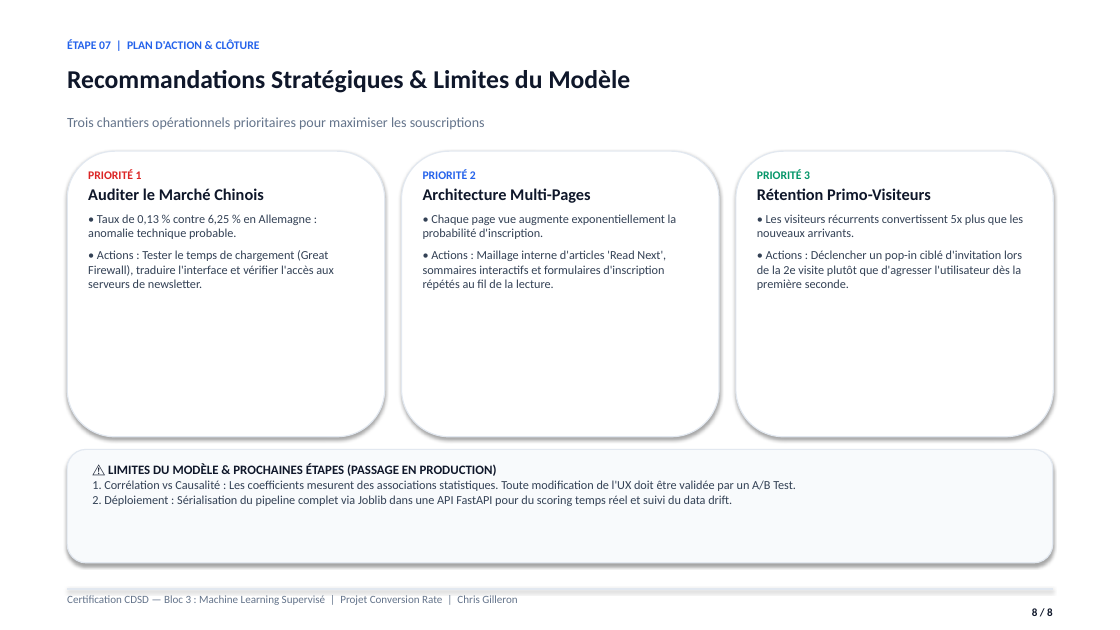
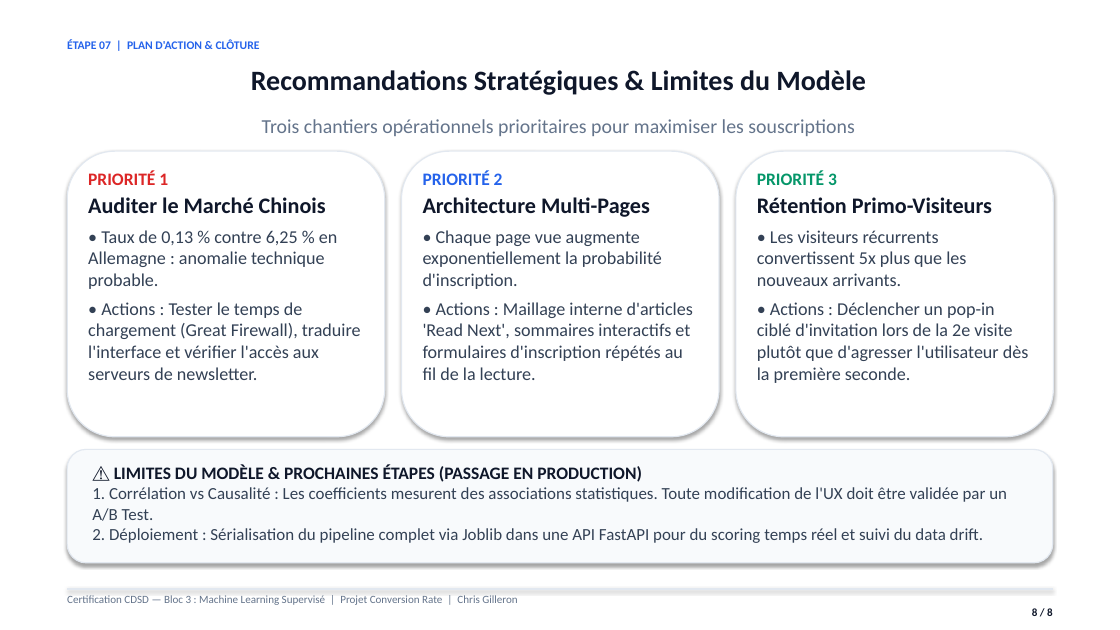
Before and after one commit to Elkristobal59/CERTIFICATION_CDSD, a slide deck: slide 8 of Bloc_3_Machine_Learning/Conversion_Rate/Conversion_rate_presentation.pptx. Drawn at 1120x630 pixels with LibreOffice and Linux fonts; fonts in the diff are those of the drawing. Boxes give left, top, right and bottom in pixels: in the first picture for what was removed or moved away, otherwise in the second. Text is boxed around its words. In the diff, an @@ line names an element or a change of style, - is before the commit and + after.

```diff
--- a/Bloc_3_Machine_Learning/Conversion_Rate/Conversion_rate_presentation.pptx
+++ b/Bloc_3_Machine_Learning/Conversion_Rate/Conversion_rate_presentation.pptx
@@ text "Recommandations Stratégiques & Limites du ..." at (251,70,866,95): size 22 to 24 pt; alignment left to centre @@
@@ text "Trois chantiers opérationnels prioritaires pour ..." at (262,119,854,136): size 12 to 17 pt; alignment left to centre @@
@@ text "PRIORITÉ 1" at (88,171,361,380): size 10 to 15 pt in "PRIORITÉ 1"; size 14 to 19 pt in "Auditer le Marché Chinois"; size 10.5 to 15.5 pt in "• Taux de 0,13 % contre 6,25 ...", "• Actions : Tester le temps de ..." @@
@@ text "PRIORITÉ 2" at (423,171,693,380): size 10 to 15 pt in "PRIORITÉ 2"; size 14 to 19 pt in "Architecture Multi-Pages"; size 10.5 to 15.5 pt in "• Chaque page vue augmente exponentiellement la ...", "• Actions : Maillage interne d'articles 'Read ..." @@
@@ text "PRIORITÉ 3" at (757,171,1029,383): size 10 to 15 pt in "PRIORITÉ 3"; size 14 to 19 pt in "Rétention Primo-Visiteurs"; size 10.5 to 15.5 pt in "• Les visiteurs récurrents convertissent 5x plus ...", "• Actions : Déclencher un pop-in ciblé ..." @@
@@ text "⚠️ LIMITES DU MODÈLE & ..." at (92,465,1007,543): size 11 to 15 pt in "⚠️ LIMITES DU MODÈLE & PROCHAINES ÉTAPES ..."; size 10.5 to 14.5 pt in "1. Corrélation vs Causalité : Les coefficients ...", "2. Déploiement : Sérialisation du pipeline complet ..." @@
```
Also in this commit, not shown: 5 other slides changed, 25 other files.
